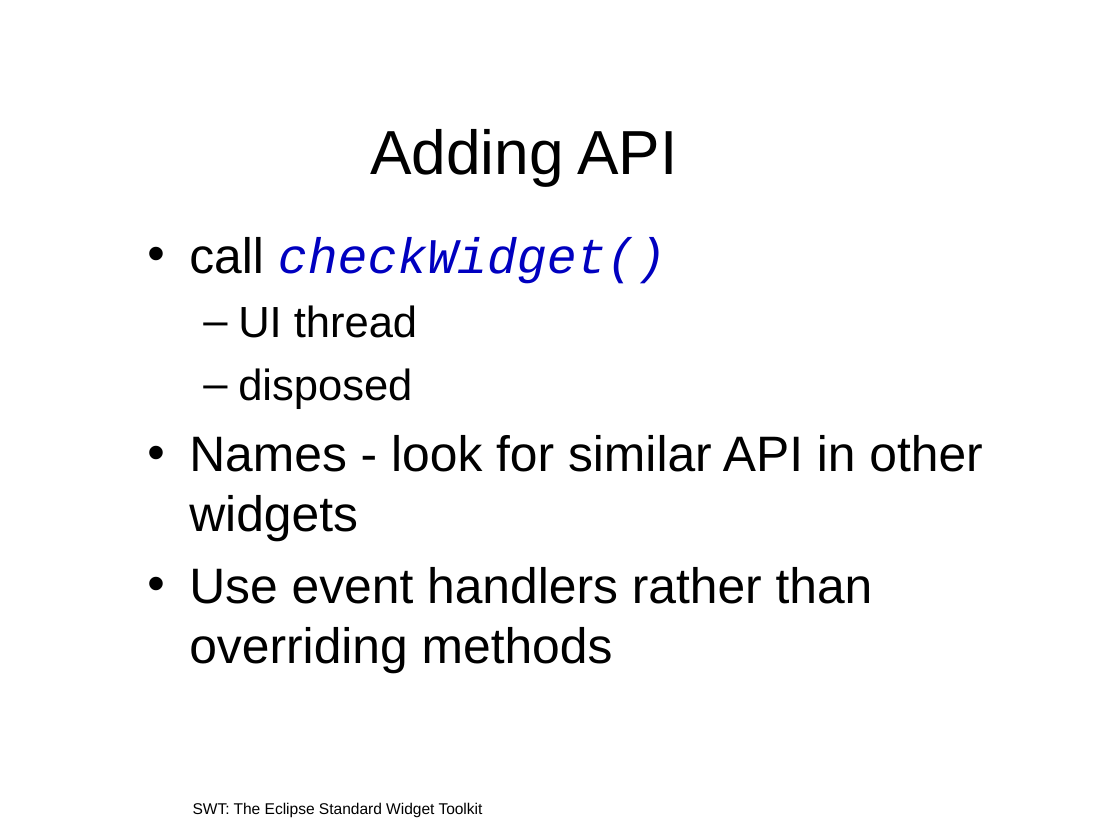
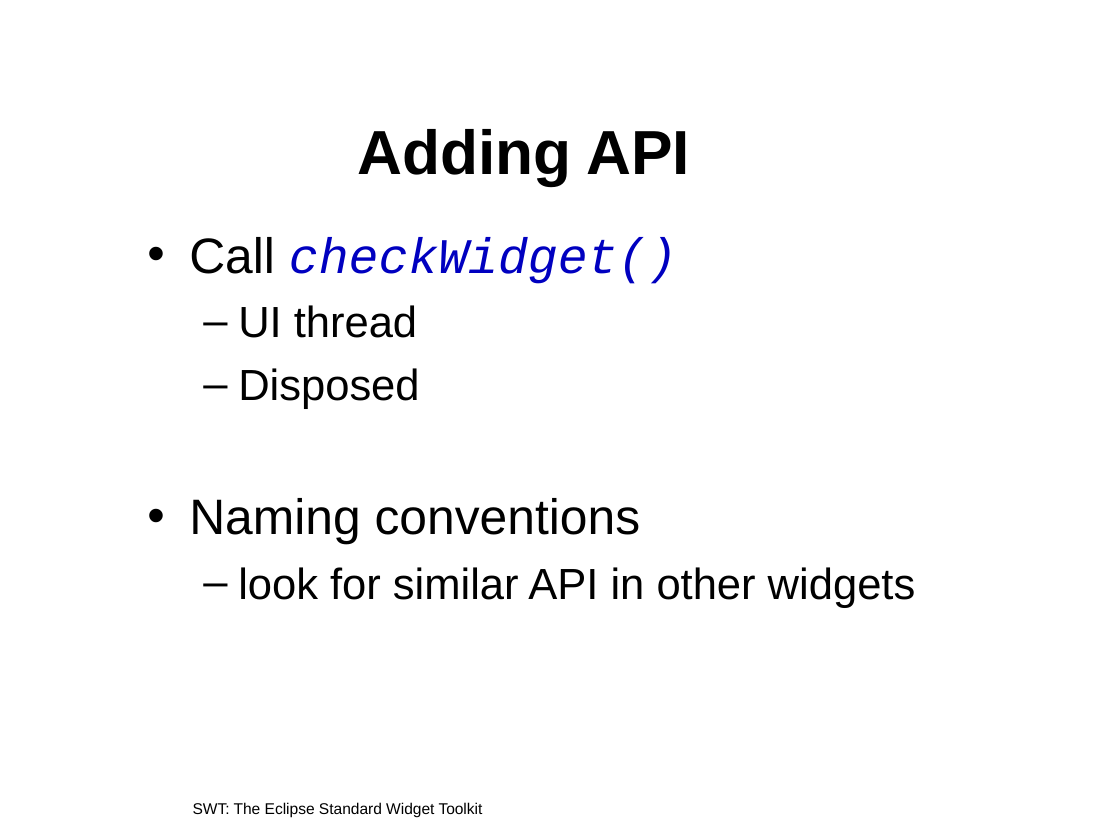
Before and after one commit to eclipse-platform/www.eclipse.org-eclipse, a slide deck: slide 16 of tutorials/oopsla2005/t22-irvine.ppt (slide 11 before the commit). Drawn at 1120x840 pixels with LibreOffice and Linux fonts; fonts in the diff are those of the drawing; background and template pictures are left out. Boxes give left, top, right and bottom in pixels: in the first picture for what was removed or moved away, otherwise in the second. Text is boxed around its words. In the diff, an @@ line names an element or a change of style, - is before the commit and + after.

```diff
--- a/tutorials/oopsla2005/t22-irvine.ppt
+++ b/tutorials/oopsla2005/t22-irvine.ppt
@@ title "Adding API" at (x1=358, y1=129, x2=690, y2=185): bold on @@
@@ text at (x1=189, y1=237, x2=677, y2=284): text changed @@
-• call checkWidget()
+• Call checkWidget()
@@ text at (x1=189, y1=368, x2=916, y2=608): text changed; size 32 to 28 pt @@
-  – disposed
-• Names - look for similar API in other widgets
-• Use event handlers rather than overriding methods
+  – Disposed
+• Naming conventions
+  – look for similar API in other widgets
```
Also in this commit, not shown: 61 other slides changed, 20 slides added, 18 slides removed, 2 other files.
